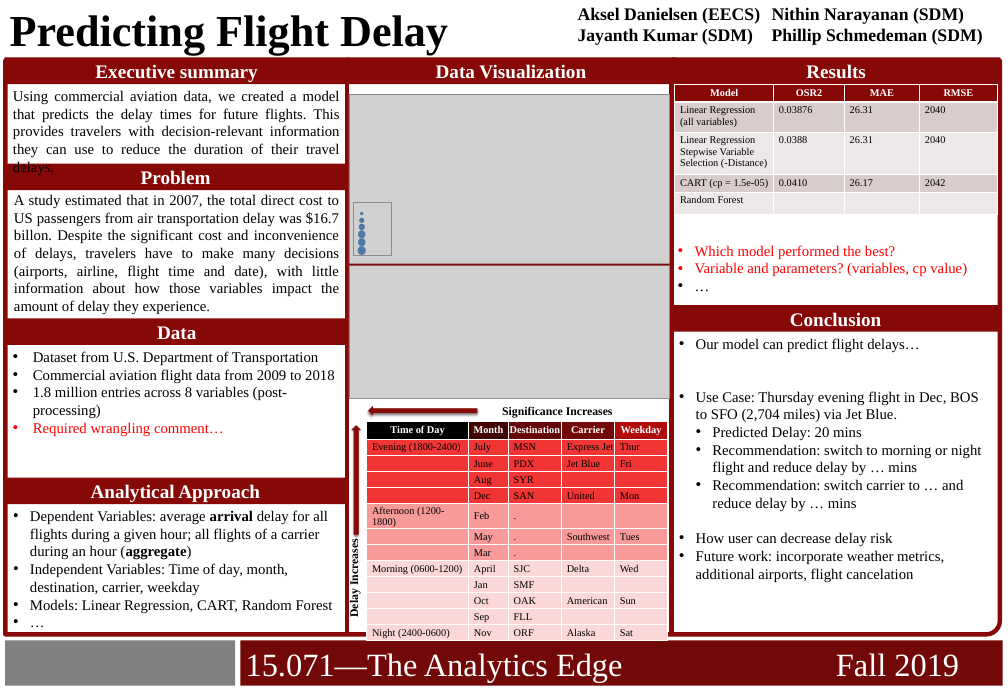
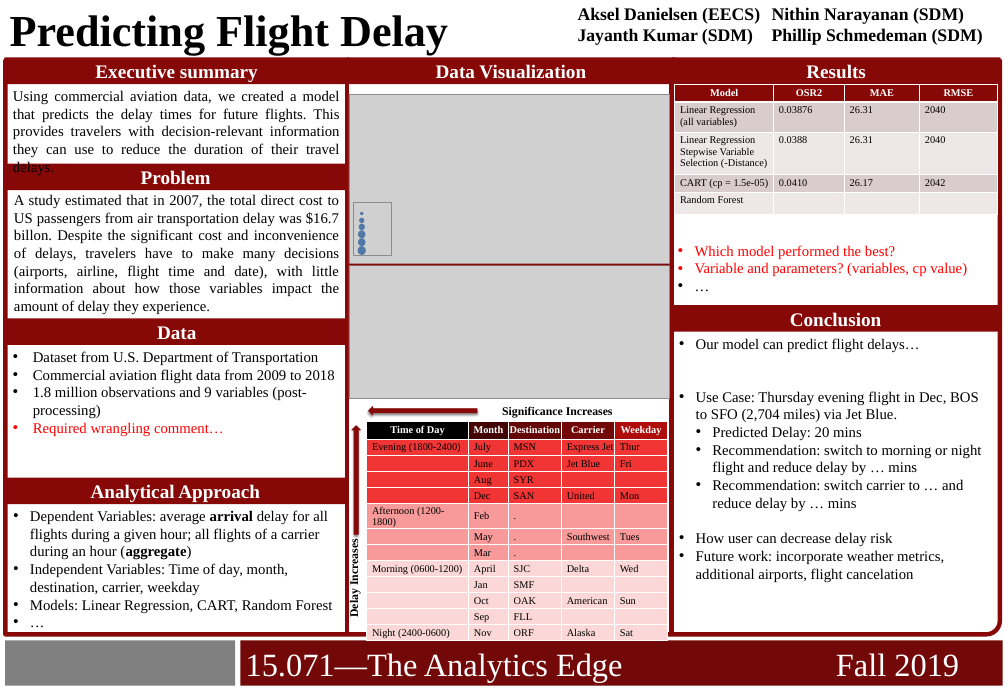
Before and after one commit to akselsd/MIT-15.071-Project, a slide deck: slide 1 of TM12_15.071_Term_Project_Poster.pptx. Drawn at 1008x690 pixels with LibreOffice and Linux fonts; fonts in the diff are those of the drawing; grey boxes stand for pictures; background and template pictures are left out. Boxes give left, top, right and bottom in pixels: in the first picture for what was removed or moved away, otherwise in the second. Text is boxed around its words. In the diff, an @@ line names an element or a change of style, - is before the commit and + after.

```diff
--- a/TM12_15.071_Term_Project_Poster.pptx
+++ b/TM12_15.071_Term_Project_Poster.pptx
@@ text at (33,386,306,418): text changed @@
-• 1.8 million entries across 8 variables (post-processing)
+• 1.8 million observations and 9 variables (post-processing)
```
Also in this commit, not shown: 2 other files.
